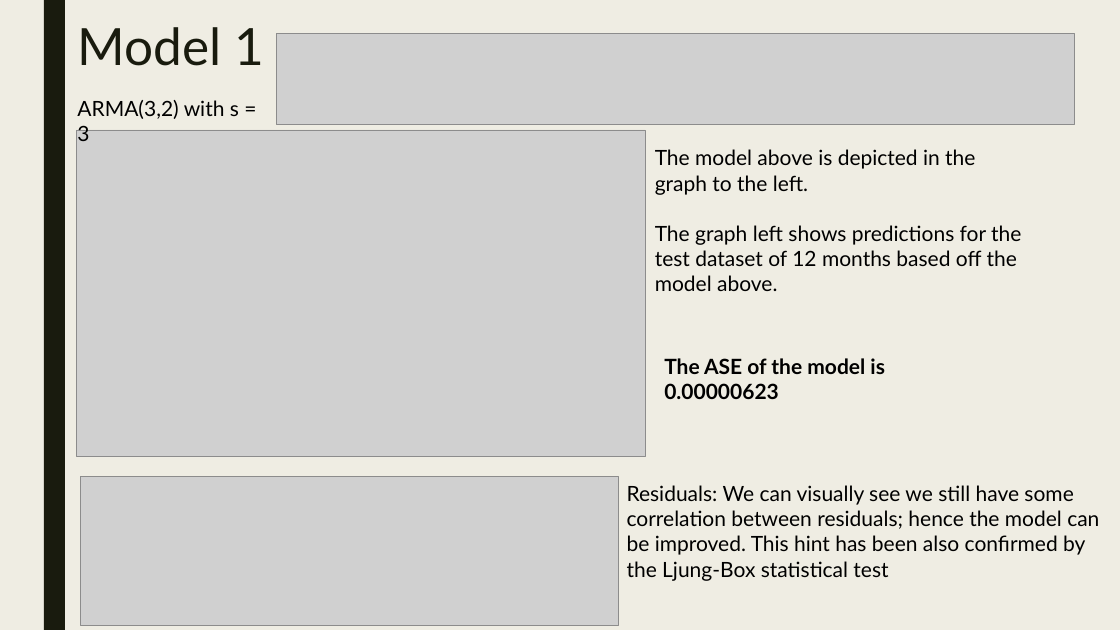
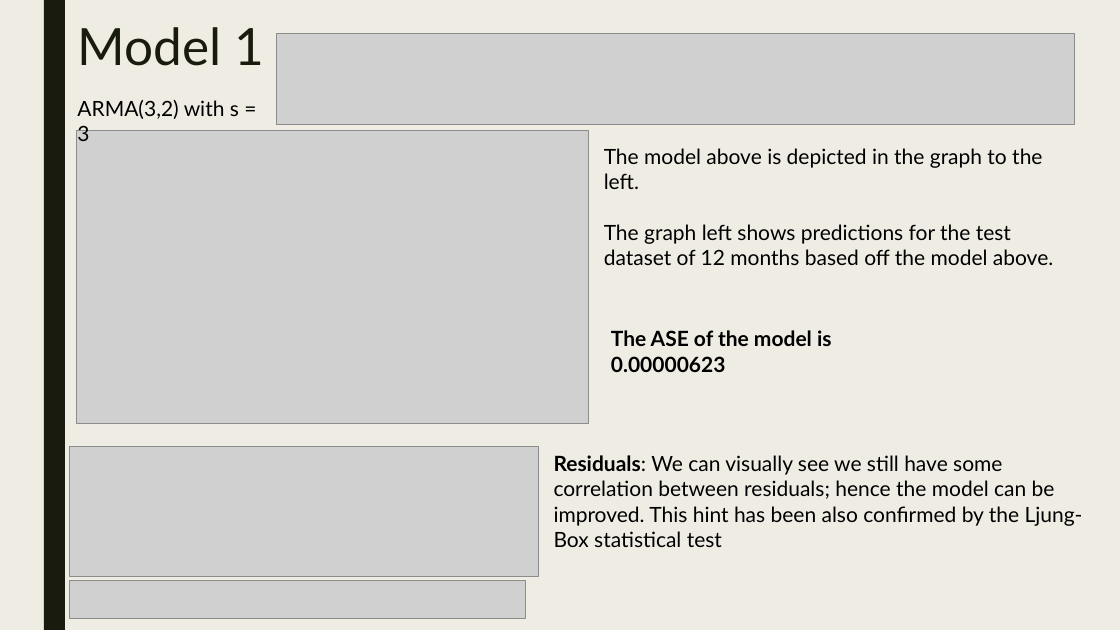
Before and after one commit to maxmoro/TimeSeriesProject, a slide deck: slide 6 of Attrition Analysis Part 2.pptx. Drawn at 1120x630 pixels with LibreOffice and Linux fonts; fonts in the diff are those of the drawing; grey boxes stand for pictures. Boxes give left, top, right and bottom in pixels: in the first picture for what was removed or moved away, otherwise in the second. Text is boxed around its words. In the diff, an @@ line names an element or a change of style, - is before the commit and + after.

```diff
--- a/Attrition Analysis Part 2.pptx
+++ b/Attrition Analysis Part 2.pptx
@@ picture: place and size @@
-picture at [76, 130, 645, 457]
+picture at [76, 130, 588, 424]
@@ text "The model above is depicted ..." rewrapped from [655, 149, 1021, 291] to [604, 148, 1053, 265] @@
@@ text "The ASE of the model ...": place and size @@
-text "The ASE of the model ..." at [664, 358, 885, 399]
+text "The ASE of the model ..." at [611, 330, 832, 372]
@@ picture: place and size @@
-picture at [81, 476, 618, 625]
+picture at [69, 447, 539, 577]
@@ text "Residuals: We can visually see ...": place and size @@
-text "Residuals: We can visually see ..." at [627, 485, 1099, 581]
+text "Residuals: We can visually see ..." at [554, 455, 1083, 547]
@@ text "Residuals: We can visually see ..." at [554, 455, 1083, 547]: bold on in "Residuals:" @@
@@ picture added at [69, 581, 526, 618] @@
```
Also in this commit, not shown: 15 other slides changed, 2 other files.
